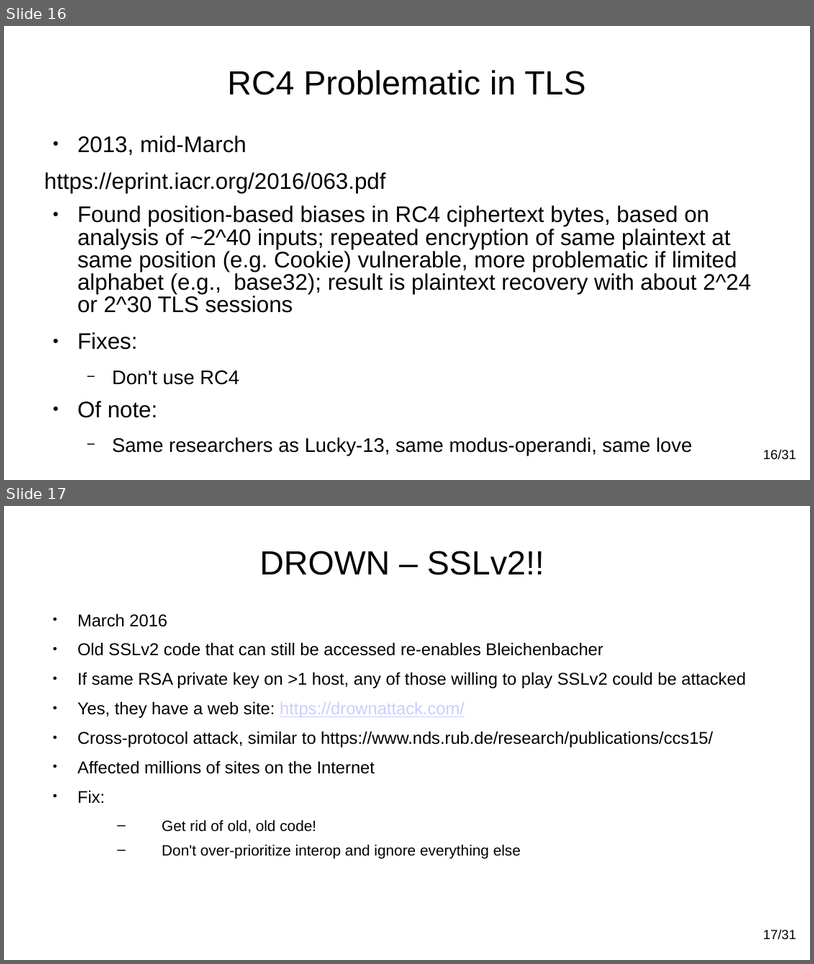
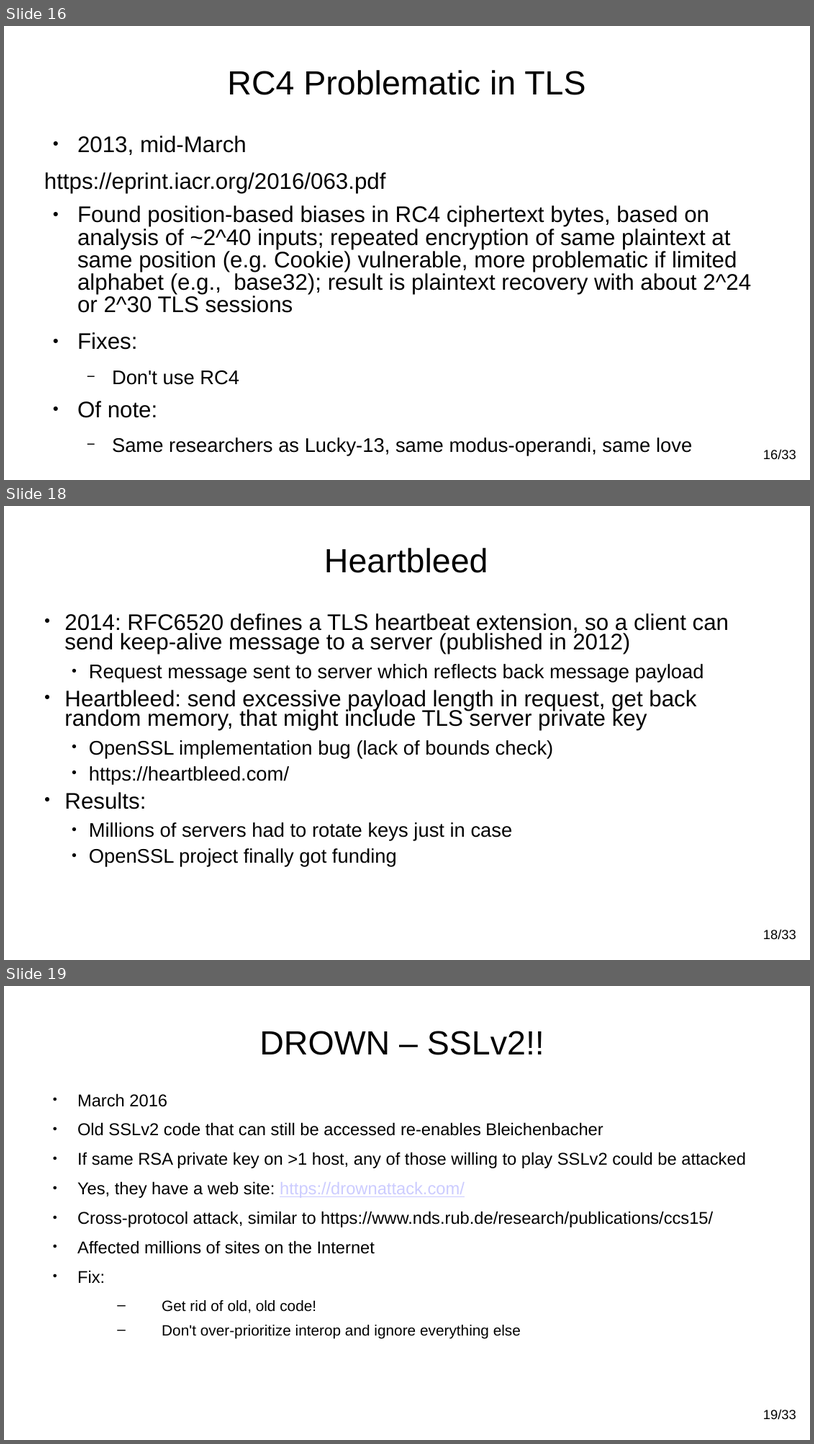
Before and after one commit to Teniola-Malomo/cs7053, a slide deck: 2026lectures/08-tls-problems.odp. Shown one above the other, each under a label of ours: slides 16 and 17 before the commit, slides 16, 18 and 19 after it; the slides between them are not shown. The pictures are 814x964 and 814x1444 pixels, drawn with LibreOffice and Linux fonts; fonts in the diff are those of the drawing. Boxes give left, top, right and bottom in pixels: in the first picture for what was removed or moved away, otherwise in the second. Text is boxed around its words. In the diff, an @@ line names an element or a change of style, - is before the commit and + after.

```diff
--- a/2026lectures/08-tls-problems.odp
+++ b/2026lectures/08-tls-problems.odp
@@ slide 18 added at (4, 506, 810, 960), background #FFFFFF; not listed: 1 template element that a slide beside it also shows @@
@@ title added at (324, 548, 489, 573), 33 pt, text #000000 @@
+Heartbleed
@@ text added at (64, 613, 729, 867), 22.2 pt, text #000000 @@
+● 2014: RFC6520 defines a TLS heartbeat extension, so a client can send keep-alive message to a server (published in 2012)
+  ● Request message sent to server which reflects back message payload
+● Heartbleed: send excessive payload length in request, get back random memory, that might include TLS server private key
+  ● OpenSSL implementation bug (lack of bounds check)
+  ● https://heartbleed.com/
+● Results:
+  ● Millions of servers had to rotate keys just in case
+  ● OpenSSL project finally got funding
@@ page number at (764, 449, 797, 459): text changed @@
-16/31
+16/33
@@ what was slide 17 is now slide 19 @@
@@ page number at (764, 1409, 797, 1419): text changed @@
-17/31
+19/33
```
Also in this commit, not shown: 1 other slide added, 2 other files.
